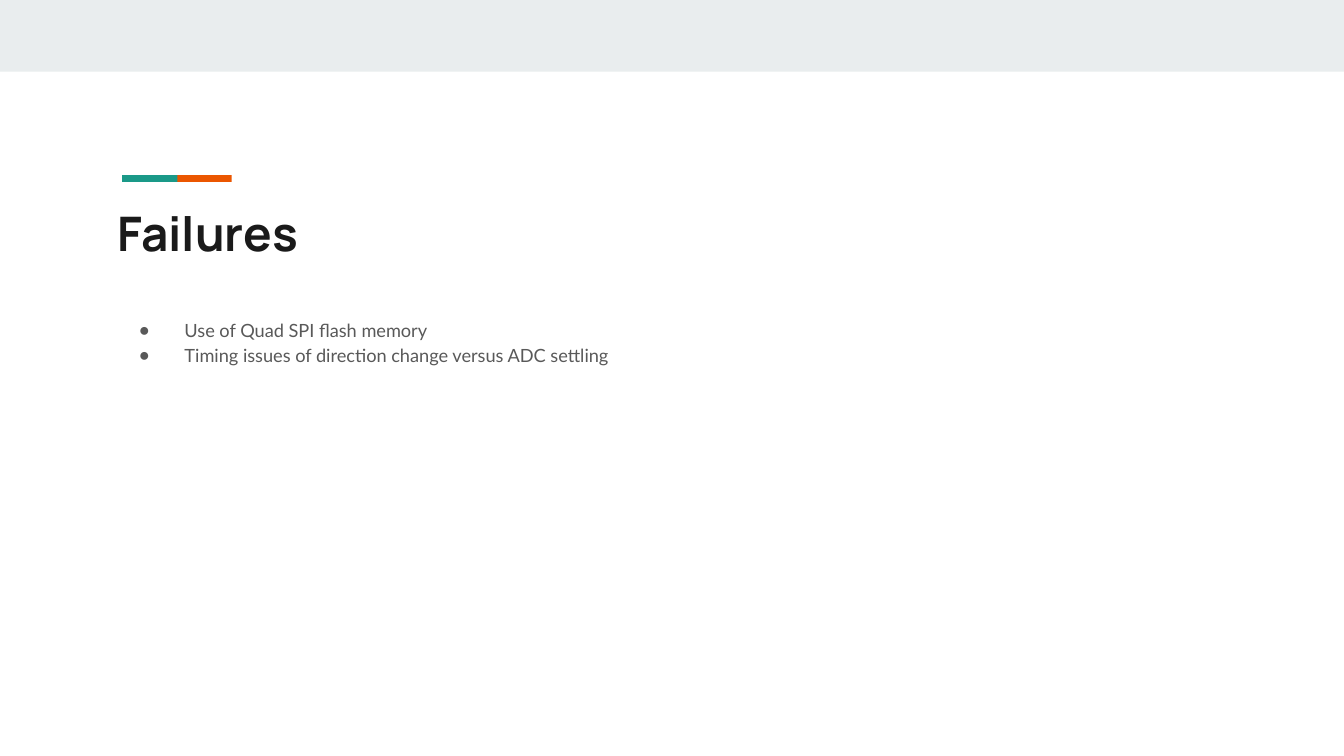
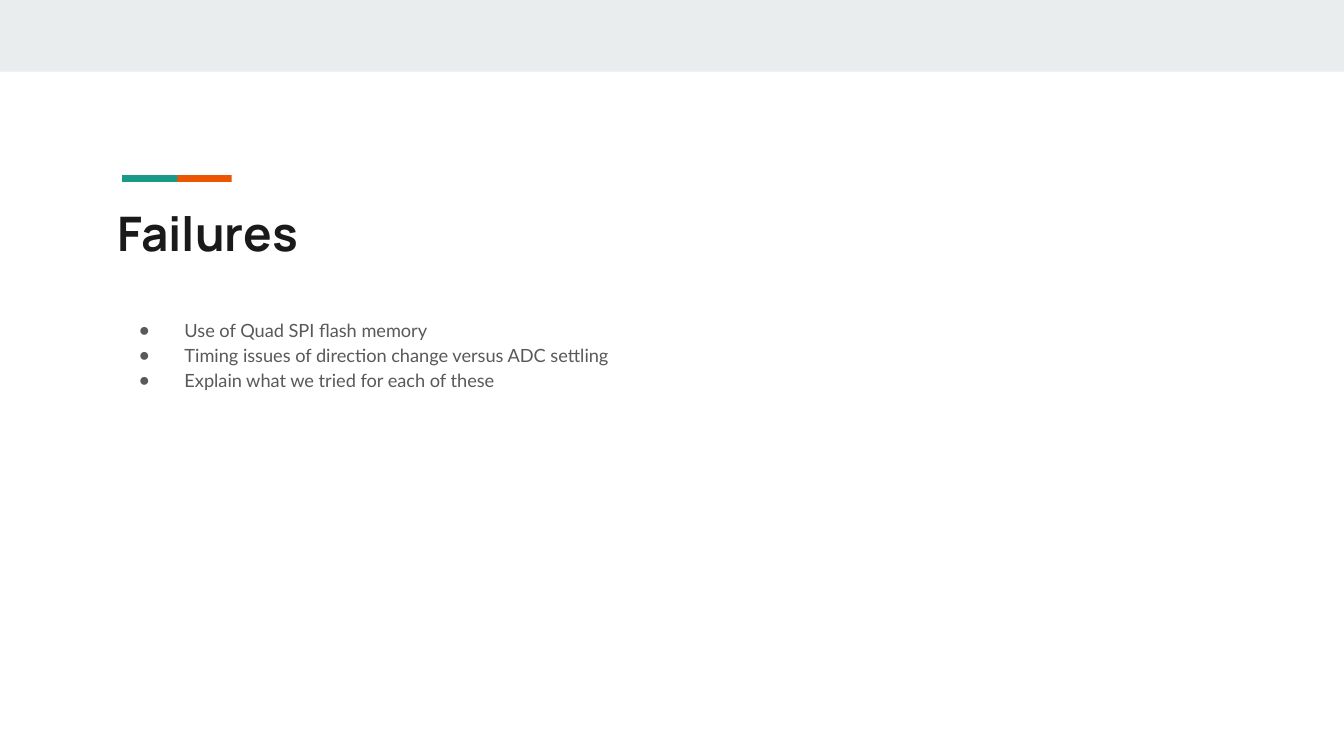
Before and after one commit to xu842251462/EC551_FinalProject, a slide deck: slide 11 of Bringing the Analog World to Digital Design_EC551_Final Project.pptx. Drawn at 1344x756 pixels with LibreOffice and Linux fonts; fonts in the diff are those of the drawing. Boxes give left, top, right and bottom in pixels: in the first picture for what was removed or moved away, otherwise in the second. Text is boxed around its words. In the diff, an @@ line names an element or a change of style, - is before the commit and + after.

```diff
--- a/Bringing the Analog World to Digital Design_EC551_Final Project.pptx
+++ b/Bringing the Analog World to Digital Design_EC551_Final Project.pptx
@@ text at (184,373,495,390): paragraph added @@
+● Explain what we tried for each of these
```
Also in this commit, not shown: 3 other slides changed, 1 slide added.
